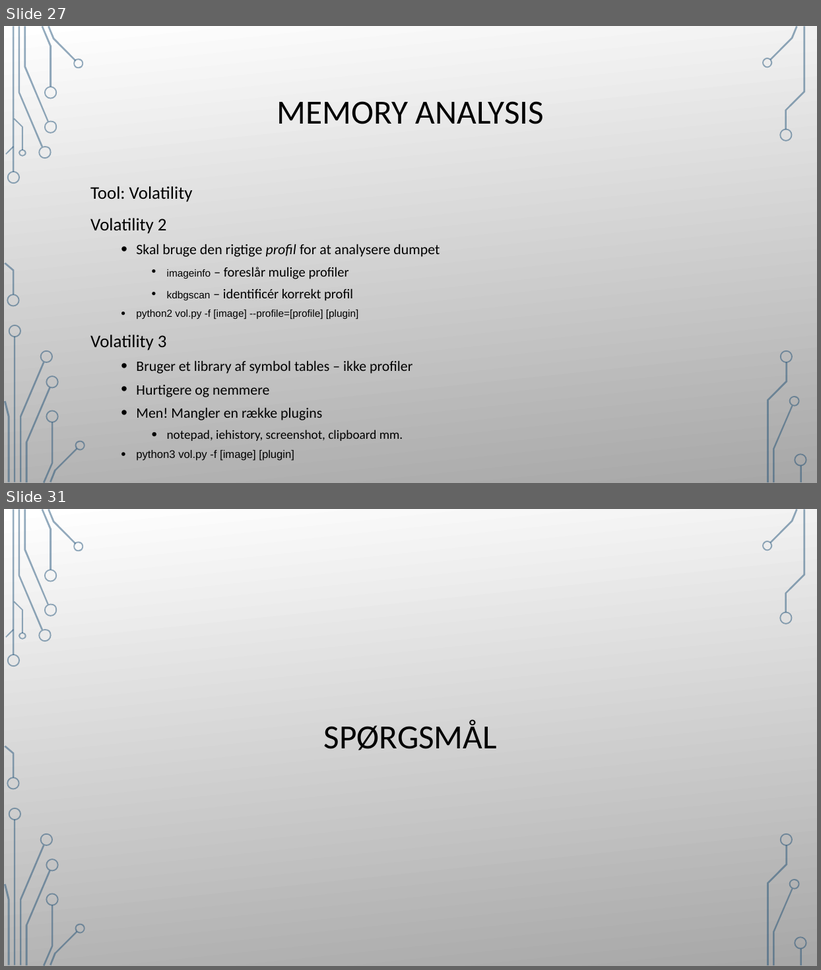
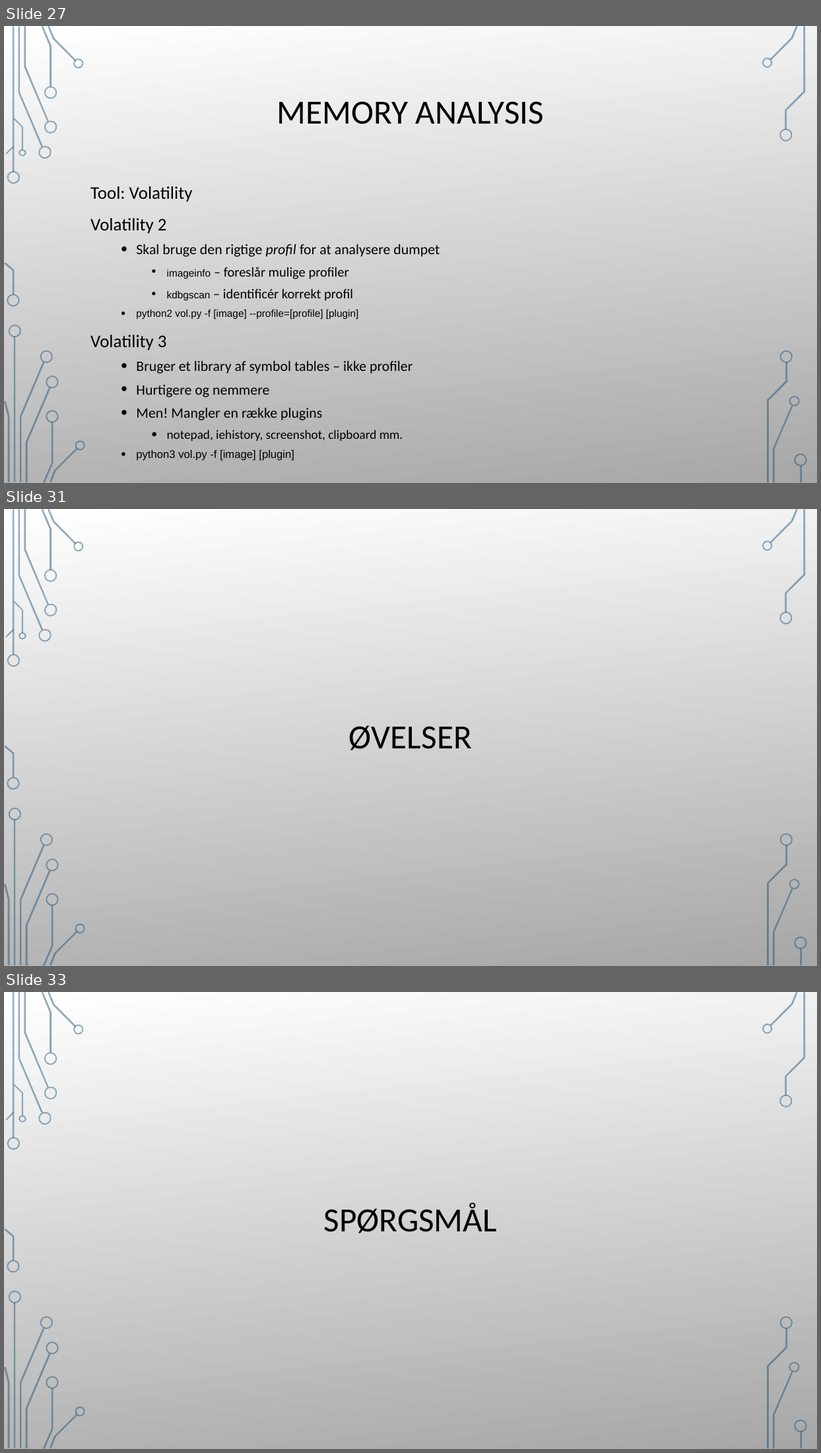
Before and after one commit to Nissen96/forensics-workshop, a slide deck: slides/forensics_slides.pptx. Shown one above the other, each under a label of ours: slides 27 and 31 before the commit, slides 27, 31 and 33 after it; the slides between them are not shown. The pictures are 821x970 and 821x1453 pixels, drawn with LibreOffice and Linux fonts; fonts in the diff are those of the drawing; background and template pictures are left out. Boxes give left, top, right and bottom in pixels: in the first picture for what was removed or moved away, otherwise in the second. Text is boxed around its words. In the diff, an @@ line names an element or a change of style, - is before the commit and + after.

```diff
--- a/slides/forensics_slides.pptx
+++ b/slides/forensics_slides.pptx
@@ slide 31 added at [4, 509, 817, 966], background picture (left out); not listed: 36 template elements that a slide beside it also shows @@
@@ rectangle added at [4, 509, 817, 966], fill gradient #FFFFFF to #A7A7A7 @@
@@ title added at [349, 725, 472, 751], 40 pt, text #000000 @@
+ØVELSER
@@ group added at [4, 509, 85, 966]: 24 freeform shapes, 2 rectangles @@
@@ group added at [762, 509, 807, 966]: 9 freeform shapes, 1 rectangle @@
@@ what was slide 31 is now slide 33 @@
```
Also in this commit, not shown: 5 slides changed, 2 other slides added, 1 slide removed, 1 other file.
